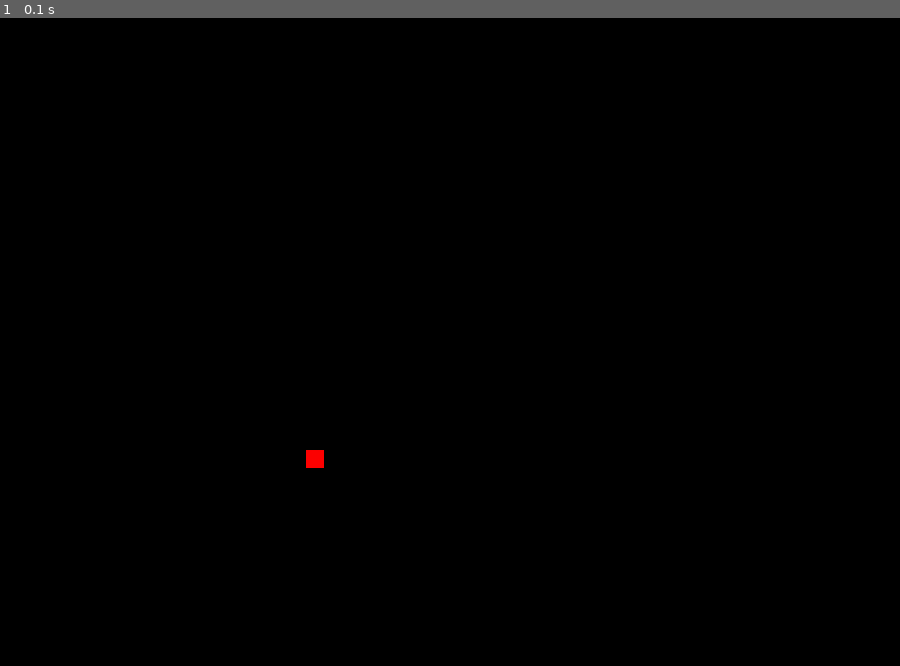
Above: before the commit, frame 1.
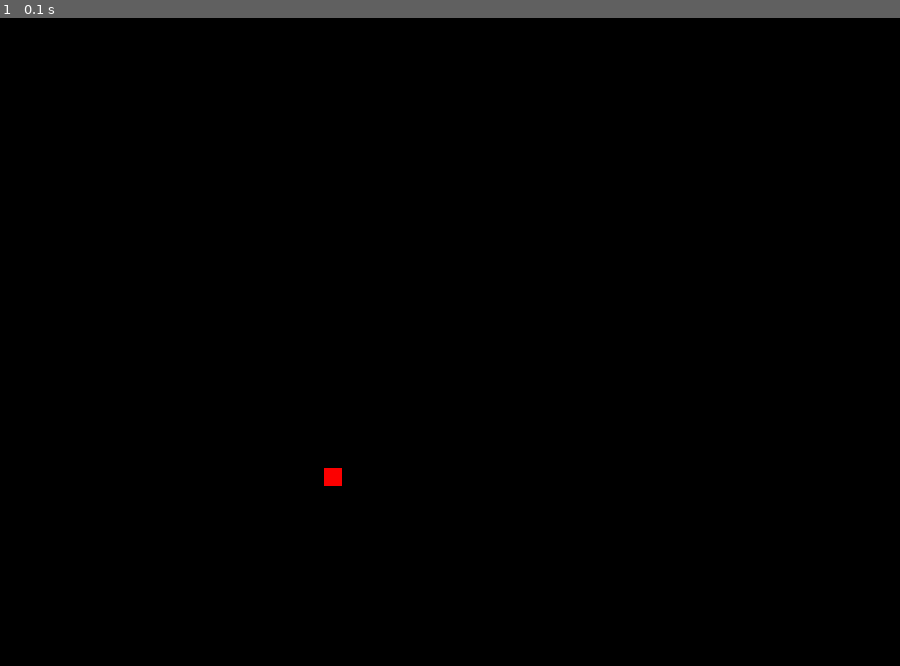
Above: after the commit, the same moment.

Repository: LikelyLucid/Pygame
Game: pygame game, started from Component2.py
Same seed, same stepped clock (60 frames per second), same inputs: the game is played once before the commit and once after it.
Inputs:
- Up to frame 1 (0.1 s): no input

The runs differ from the first frame. In frame 1, 0.1% of the frame differs, in the area x 34-38%, y 66-73%.

Commit message:
Feb 17, 2023, 11:17 AM

Diff:
--- a/Component2.py
+++ b/Component2.py
@@ -19,8 +19,8 @@
 # exit_font = pygame.font.Font('arialblack', 30)
 
 quit_game = False
-snake_x = screen_width / 2 -20
-snake_y = screen_height / 2 -20
+snake_x = screen_width / 2
+snake_y = screen_height / 2
 
 while not quit_game:
     for event in pygame.event.get():
